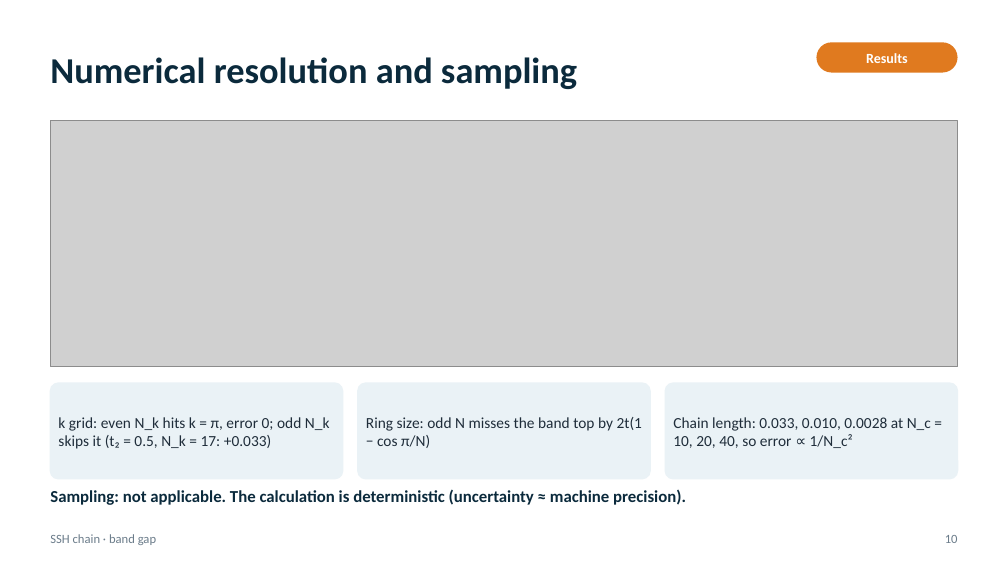
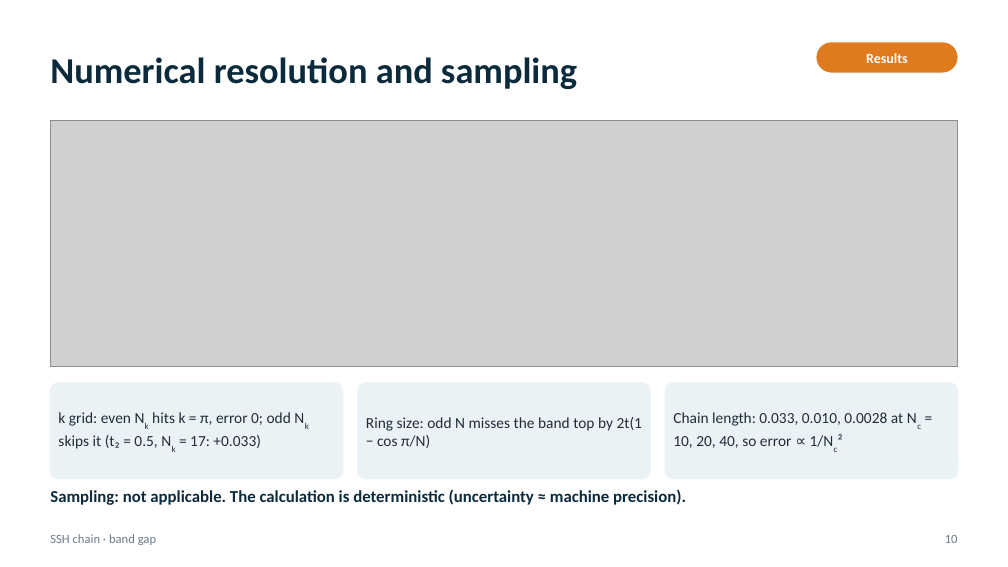
Before and after one commit to hyosan1423/computational-physics, a slide deck: slide 10 of midterm-tight-binding/slides/SSH_midterm_slides.pptx. Drawn at 1008x567 pixels with LibreOffice and Linux fonts; fonts in the diff are those of the drawing; grey boxes stand for pictures. Boxes give left, top, right and bottom in pixels: in the first picture for what was removed or moved away, otherwise in the second. Text is boxed around its words. In the diff, an @@ line names an element or a change of style, - is before the commit and + after.

```diff
--- a/midterm-tight-binding/slides/SSH_midterm_slides.pptx
+++ b/midterm-tight-binding/slides/SSH_midterm_slides.pptx
@@ text at <box>58,412,291,449</box>: text changed @@
-k grid: even N_k hits k = π, error 0; odd N_k skips it (t₂ = 0.5, N_k = 17: +0.033)
+k grid: even Nk hits k = π, error 0; odd Nk skips it (t₂ = 0.5, Nk = 17: +0.033)
@@ text at <box>673,412,903,448</box>: text changed @@
-Chain length: 0.033, 0.010, 0.0028 at N_c = 10, 20, 40, so error ∝ 1/N_c²
+Chain length: 0.033, 0.010, 0.0028 at Nc = 10, 20, 40, so error ∝ 1/Nc²
```
Also in this commit, not shown: 12 other slides changed, 19 other files.
